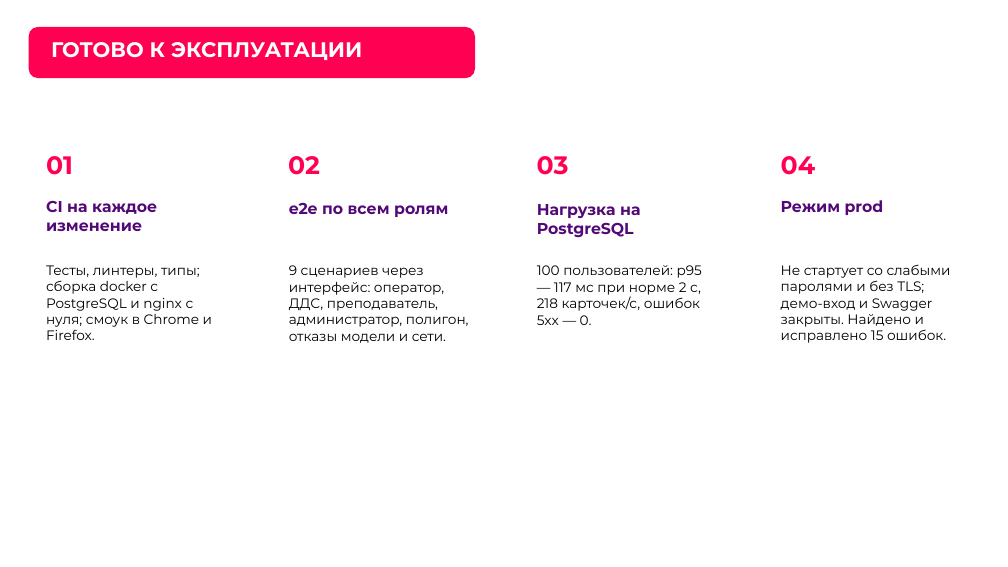
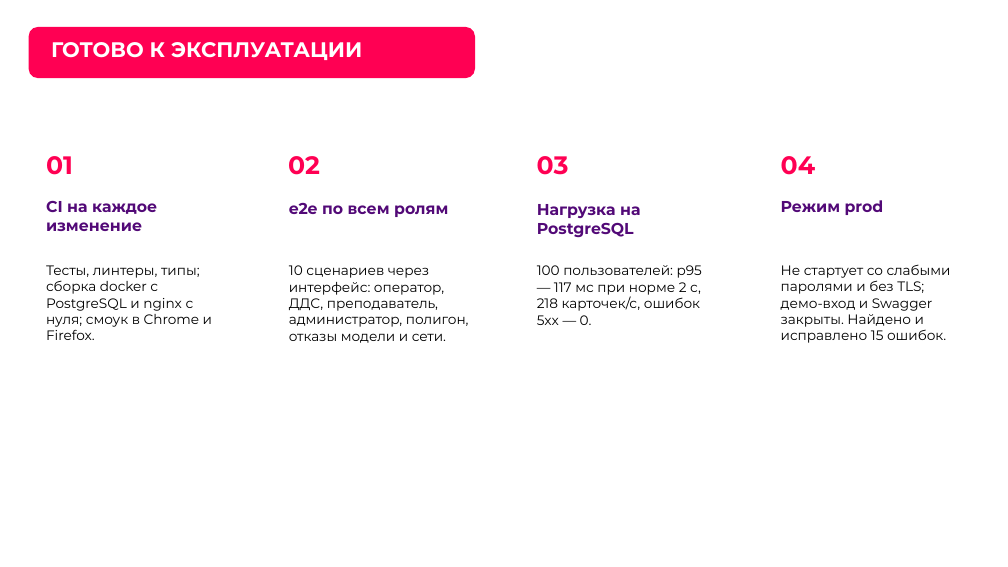
Before and after one commit to Fosh1er/MCHS_hack_AIskra, a slide deck: slide 15 of docs/presentation/АИскра_презентация_ЛЦТ2026.pptx. Drawn at 1008x567 pixels with LibreOffice and Linux fonts; fonts in the diff are those of the drawing; background and template pictures are left out. Boxes give left, top, right and bottom in pixels: in the first picture for what was removed or moved away, otherwise in the second. Text is boxed around its words. In the diff, an @@ line names an element or a change of style, - is before the commit and + after.

```diff
--- a/docs/presentation/АИскра_презентация_ЛЦТ2026.pptx
+++ b/docs/presentation/АИскра_презентация_ЛЦТ2026.pptx
@@ text at bbox=[289, 265, 469, 343]: text changed @@
-9 сценариев через интерфейс: оператор, ДДС, преподаватель, администратор, полигон, отказы модели и сети.
+10 сценариев через интерфейс: оператор, ДДС, преподаватель, администратор, полигон, отказы модели и сети.
```
Also in this commit, not shown: 2 other slides changed, 10 other files.
